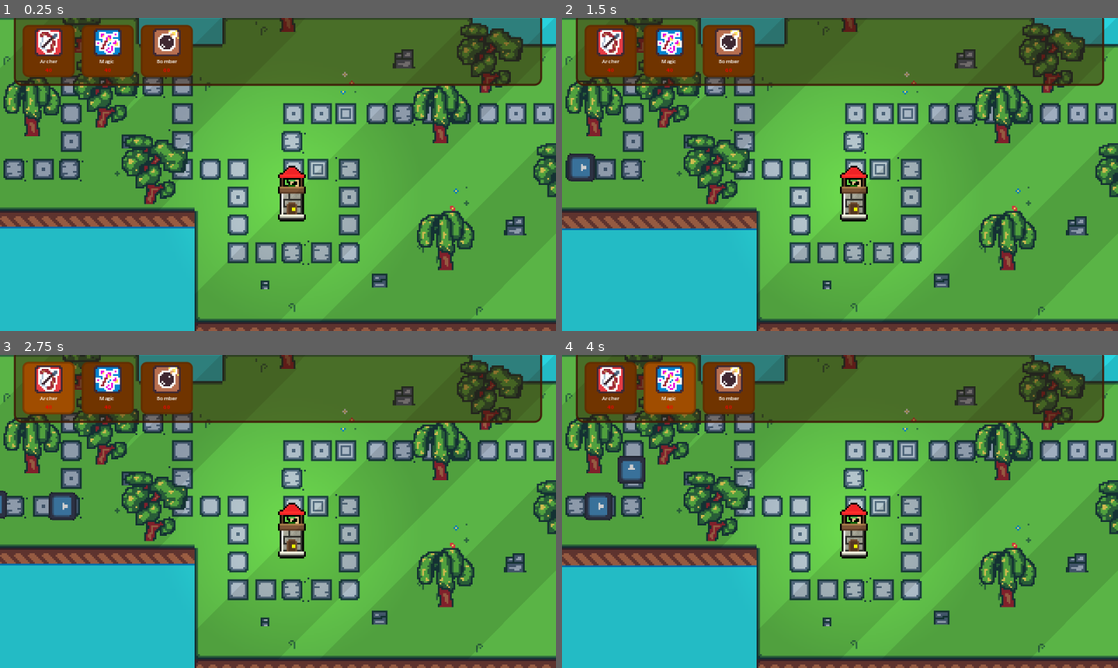
Above: before the commit, frames 1-4 (two rows, left to right).
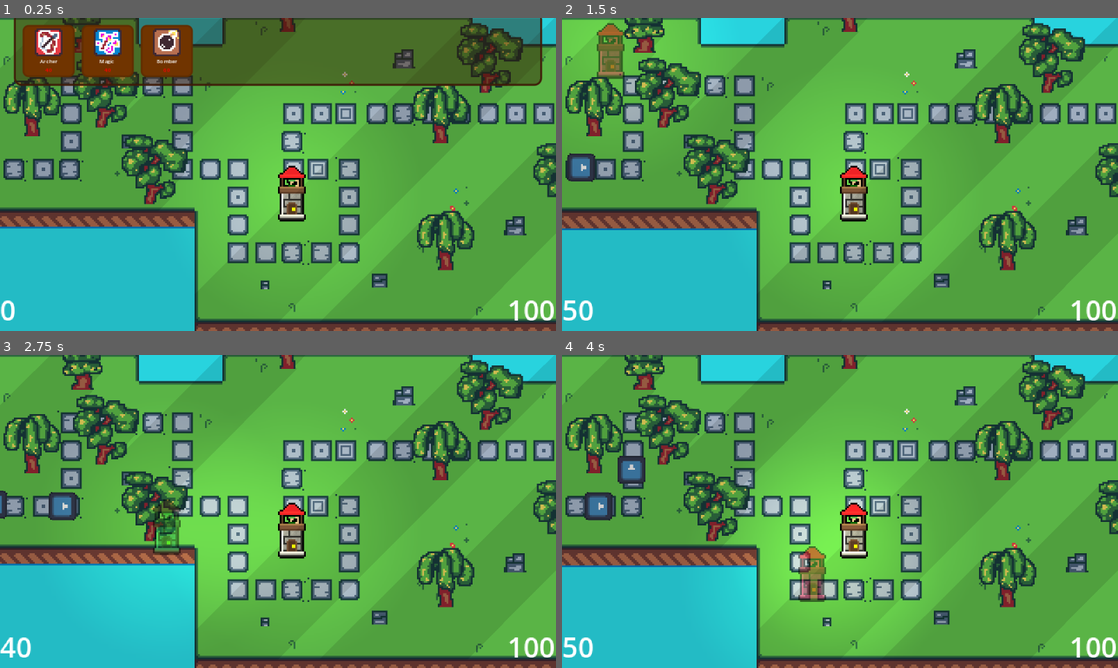
Above: after the commit, the same moments.

Repository: Renan-G-projec/TowerDefense
Game: Godot game, scene res://main.tscn
The game is run twice, just before and just after one commit, with the same random seed, the same clock (stepped at 60 frames per second) and the same inputs. The engine's default icon, where the game draws it, is replaced by a stand-in: a white triangle on a blue panel in a dark square.
Inputs (mouse positions are in pixels of both pictures, inside the frame that each line leads up to):
- Up to frame 1 (0.25 s): no input
- Up to frame 2 (1.5 s): tap Enter (start_round) at 0.5 s; move the mouse to (962, 158) at 0.52 s; hold Right 0.53-1.25 s; click (962, 158) at 0.6 s; click (612, 52) at 1.27 s
- Up to frame 3 (2.75 s): move the mouse to (166, 527) at 2.02 s; hold Down (ui_down) from 2.03 s (still down); tap Enter (start_round) at 2.1 s
- Up to frame 4 (4 s): move the mouse to (895, 442) at 2.77 s; release Down (ui_down) at 2.78 s; hold Right 2.78-3.53 s; tap Alt at 2.85 s; move the mouse to (812, 574) at 3.52 s; hold Up (ui_up) from 3.53 s (still down); tap Shift at 3.6 s; click (812, 574) at 3.67 s

The runs differ from the first frame. In frame 1, 0.4% of the frame differs, in the area x 0-100%, y 90-97%; in frame 2, 21%; in frame 3, 23%; in frame 4, 24%, in the area x 0-100%, y 0-97%.

Commit message:
feat: Added lifes and money labels to GUI. AMDG

Diff:
--- a/main.gd
+++ b/main.gd
@@ -16,6 +16,9 @@
 var _is_placing_tower: bool = false
 
 func _ready() -> void:
+	%MoneyLabel.text = str(current_money)
+	%LifeLabel.text = str($MapBase.lifes)
+
 	_is_dev_build = OS.has_feature("editor")
 
 	# Connects all to the cards to the current money and the purchased signal
@@ -84,3 +87,15 @@
 
 func _on_map_base_game_over() -> void:
 	print("GAME_OVER")
+
+
+func _on_current_money_changed(new_money: int) -> void:
+	%MoneyLabel.text = str(new_money)
+
+
+func _on_map_base_earned_money(quantity: int) -> void:
+	current_money += quantity
+
+
+func _on_map_base_lifes_changed(new_lifes: int) -> void:
+	%LifeLabel.text = str(new_lifes)
--- a/main.tscn
+++ b/main.tscn
@@ -57,10 +57,39 @@
 layout_mode = 2
 data = ExtResource("5_272bh")
 
+[node name="MoneyLabel" type="Label" parent="GUI/MainUI" unique_id=1385087060]
+unique_name_in_owner = true
+layout_mode = 1
+anchors_preset = 2
+anchor_top = 1.0
+anchor_bottom = 1.0
+offset_top = -24.0
+offset_right = 99.0
+grow_vertical = 0
+text = "0"
+
+[node name="LifeLabel" type="Label" parent="GUI/MainUI" unique_id=175842390]
+unique_name_in_owner = true
+layout_mode = 1
+anchors_preset = 3
+anchor_left = 1.0
+anchor_top = 1.0
+anchor_right = 1.0
+anchor_bottom = 1.0
+offset_left = -99.0
+offset_top = -24.0
+grow_horizontal = 0
+grow_vertical = 0
+text = "0"
+horizontal_alignment = 2
+
 [node name="MapBase" parent="." unique_id=577773077 instance=ExtResource("7_272bh")]
 position = Vector2(0, -1)
 
 [node name="TowerBasic" parent="MapBase" unique_id=1587955538 instance=ExtResource("8_5vw27")]
 position = Vector2(168, 102)
 
+[connection signal="current_money_changed" from="." to="." method="_on_current_money_changed"]
+[connection signal="earned_money" from="MapBase" to="." method="_on_map_base_earned_money"]
 [connection signal="game_over" from="MapBase" to="." method="_on_map_base_game_over"]
+[connection signal="lifes_changed" from="MapBase" to="." method="_on_map_base_lifes_changed"]
